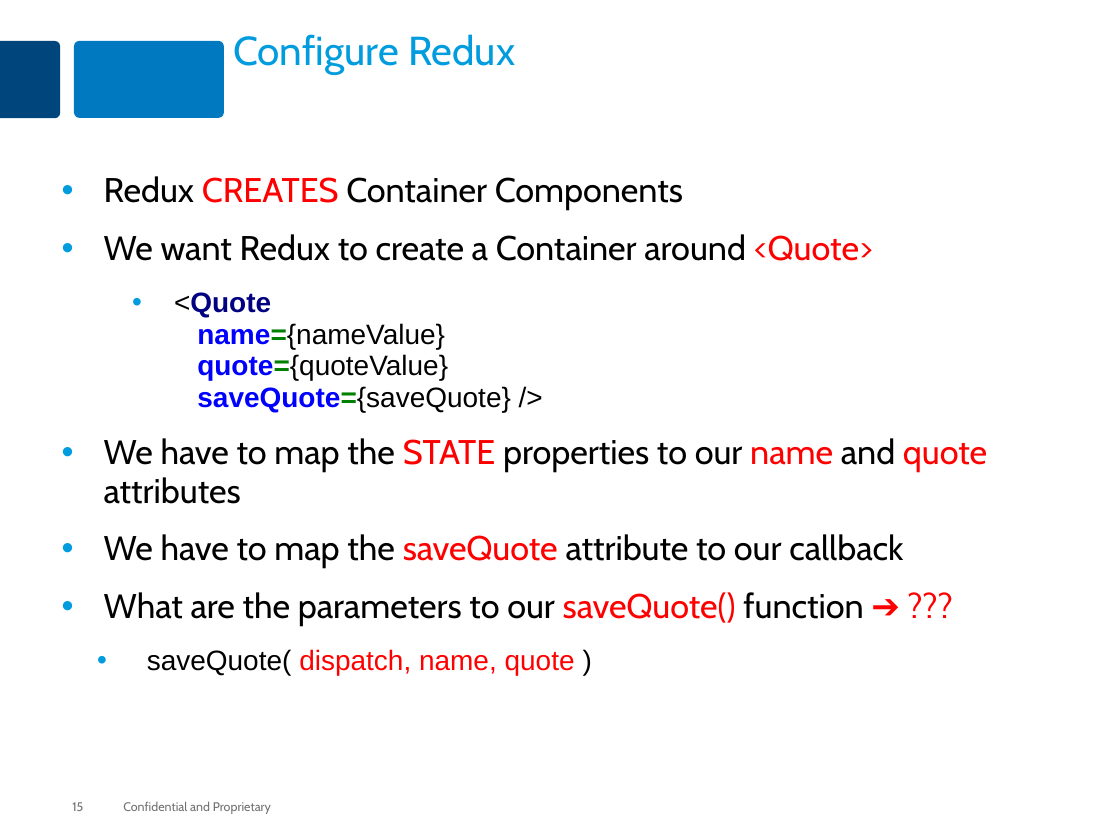
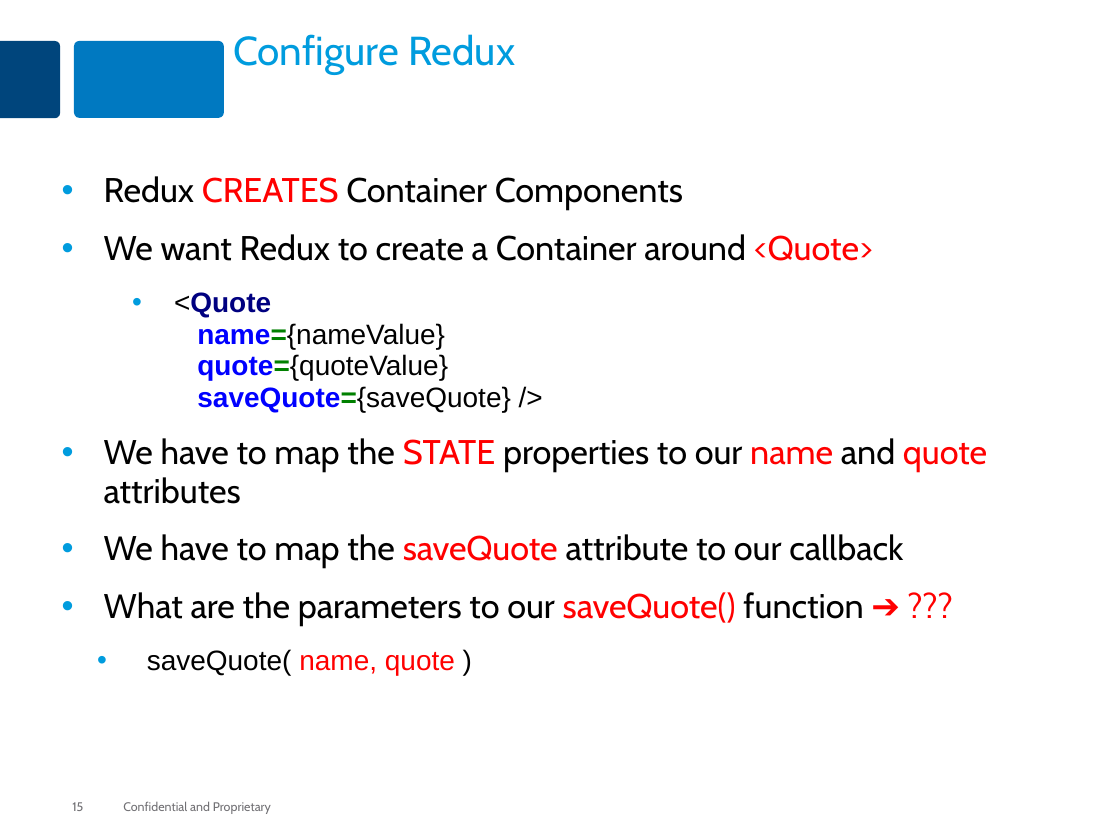
Before and after one commit to MaxMillington/react_practice, a slide deck: slide 15 of lesson-react-40-redux/react-redux.pptx. Drawn at 1120x840 pixels with LibreOffice and Linux fonts; fonts in the diff are those of the drawing. Boxes give left, top, right and bottom in pixels: in the first picture for what was removed or moved away, otherwise in the second. Text is boxed around its words. In the diff, an @@ line names an element or a change of style, - is before the commit and + after.

```diff
--- a/lesson-react-40-redux/react-redux.pptx
+++ b/lesson-react-40-redux/react-redux.pptx
@@ text at bbox=[147, 649, 455, 675]: text changed; text colour #FF0000 to #000000 @@
-  • saveQuote( dispatch, name, quote )
+  • saveQuote( name, quote )
```
Also in this commit, not shown: 2 other slides changed.
